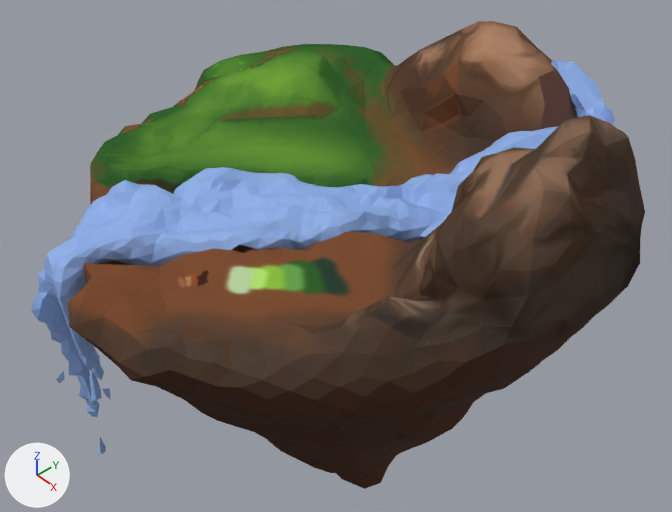
An edit to the Blender file competitions/floating-island/floating-island.blend, drawn before and after from the same camera.
Camera for both pictures: a 50 mm camera at (15.3, -14.1, 15.0) aimed at (-0.5, 0.2, -1.9). The axes (+X, +Y, +Z) are drawn at lower left. The lights are the same throughout.

In view in the first picture: 'Cube', 'WorldBottom', 'WorldRiver', 'WorldTop'.
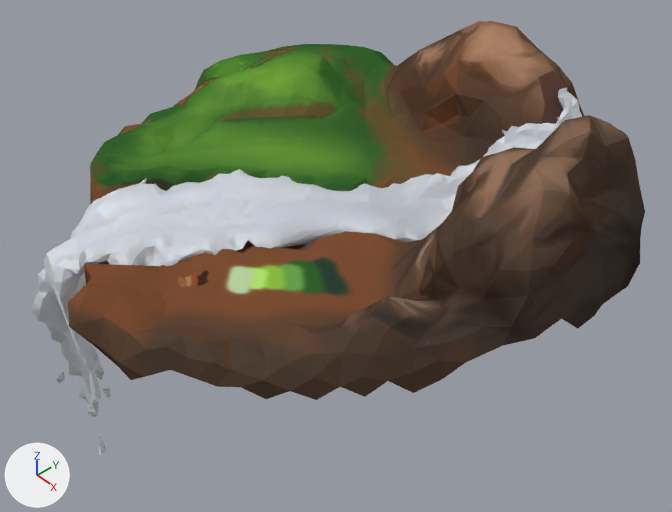
The edits, one by one:
Material 'Material.001' (mat_material_001) changes colour from blue #8daee7 to blue #4d89c1; in linear values from (0.267, 0.424, 0.8) to (0.0742, 0.252, 0.536).
In material 'Material.001' (mat_material_001), roughness goes from 0.592 to 0.775.
In material 'Material.001' (mat_material_001), subsurface_weight is now set to 1.0.
In material 'Material.001' (mat_material_001), subsurface_radius is now set to (6.1, 0.2, 0.1).
In material 'Material.001' (mat_material_001), ior is now set to 0.0.
In material 'Material.001' (mat_material_001), subsurface_scale is now set to 0.408.
In material 'Material.001' (mat_material_001), transmission_weight is now set to 0.1.
me_sphere is used by ob_worldbottom; location (0.0, 0.0, 0.0).
me_sphere had 1027 vertices, 1968 faces and spanned x -7.4..7.7, y -7.8..7.5, z -10.7..1.5.
me_sphere now has 1027 vertices, 1968 faces and spans x -7.4..7.7, y -7.8..7.5, z -10.2..1.5.
me_sphere part 1: 576 of 1027 vertices moved; they spanned x -7.0..7.2, y -6.6..7.0, z -10.7..0.1 and now span x -6.8..7.1, y -6.6..6.9, z -10.2..0.2; mean shift (0.0, 0.0, 0.2); largest move (3.7, -3.3, -4.7) -> (2.9, -2.6, -4.0).
Mesh me_cube_001_1 is new.
It has 2901 vertices, 5784 faces and spans x -8.5..21.9, y -3.7..6.1, z -15.3..5.1.
It uses material mat_material_001 (blue #4d89c1).
Object 'Cube' (ob_cube) is deleted.
Object 'WorldBottom' (ob_worldbottom) is now hidden.
Object 'WorldRiver' (ob_worldriver) now shows me_cube_001_1 instead of me_sphere_002.
Object 'WorldRiver' (ob_worldriver) moves from (0.0, 0.0, 0.0) to (-2.36, -4.26, 0.08).
Object 'WorldRiver' (ob_worldriver) turns from (0, 0, 0) to (0, 0, 55) degrees about x, y and z.
Object 'WorldRiver' (ob_worldriver) is rescaled from (1.0, 1.0, 1.0) to (0.545, 0.545, 0.545).
Object 'WorldRiverBed' (ob_worldriverbed) is new; it shows me_sphere_002.
Its location is (0.0, 0.0, 0.0).

Where the change shows, as pixel boxes [x1, y1, x2, y2] in the pictures (672 x 512 px; the box of a moved part takes in the faces that stretch with it):
'Cube', deleted (blue)
    before: [31, 60, 615, 455]
'WorldRiver', recoloured, surface changed, reshaped, moved, turned, rescaled
    before: [113, 71, 574, 265]
    after: [31, 87, 582, 455]
'WorldBottom', hidden
    before: [132, 286, 628, 489]
'WorldRiverBed', added
    after: [242, 71, 568, 251]
part 1 of me_sphere, moved or reshaped (not visible afterwards)
    before: [185, 329, 581, 489]
